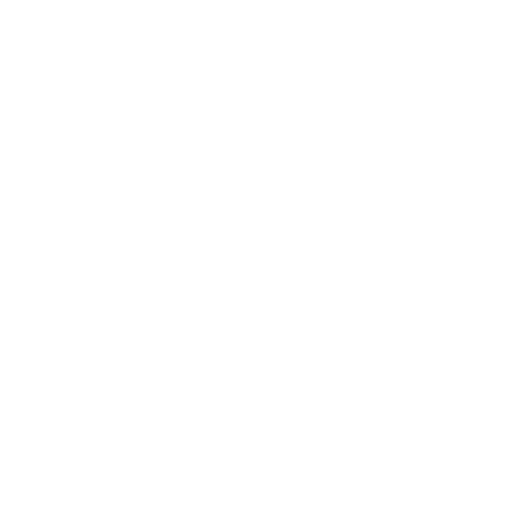
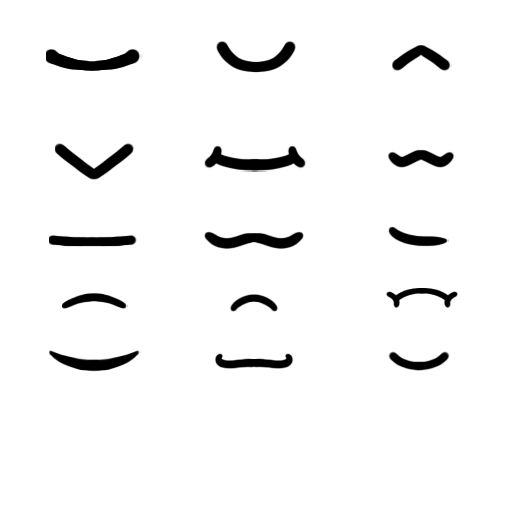
Layer changes from the first w=512, h=512 image to the second:
added layer "Ebene 13" in group "mund" over [388, 351, 450, 371]
added layer "Ebene 12" in group "mund" over [49, 350, 141, 372]
added layer "Ebene 11" in group "mund" over [215, 353, 294, 369]
added layer "Ebene 10" in group "mund" over [386, 288, 458, 308]
added layer "Ebene 9" in group "mund" over [229, 294, 279, 312]
painted on "Ebene 7" over [388, 226, 449, 247]
painted on "Ebene 6" over [62, 293, 128, 309]
painted on "Ebene 5" over [388, 149, 456, 168]
painted on "Ebene 4" over [204, 231, 306, 250]
painted on "m" (1st of 3, in "mund") over [49, 234, 137, 247]
painted on "m" (2nd of 3, in "mund") over [204, 146, 308, 172]
painted on "Ebene 3" over [55, 142, 134, 180]
painted on "m" (3rd of 3, in "mund") over [392, 45, 452, 73]
painted on "Ebene 8" over [216, 40, 296, 73]
painted on "mund 1" over [46, 49, 143, 71]
